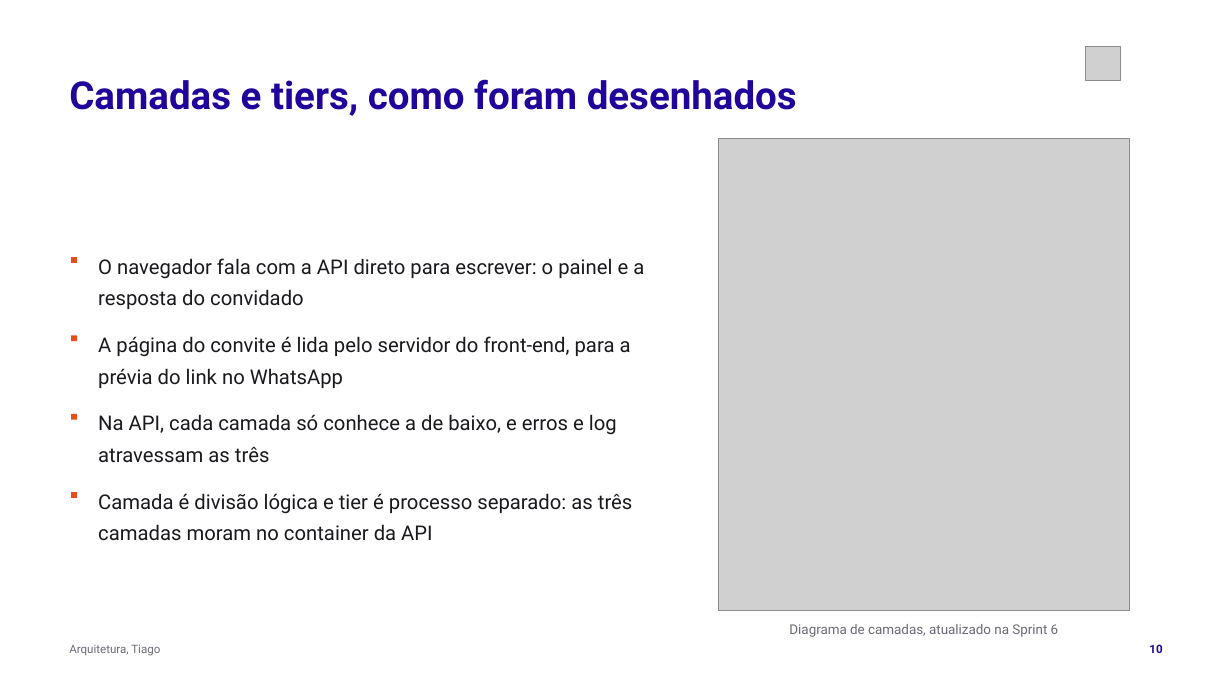
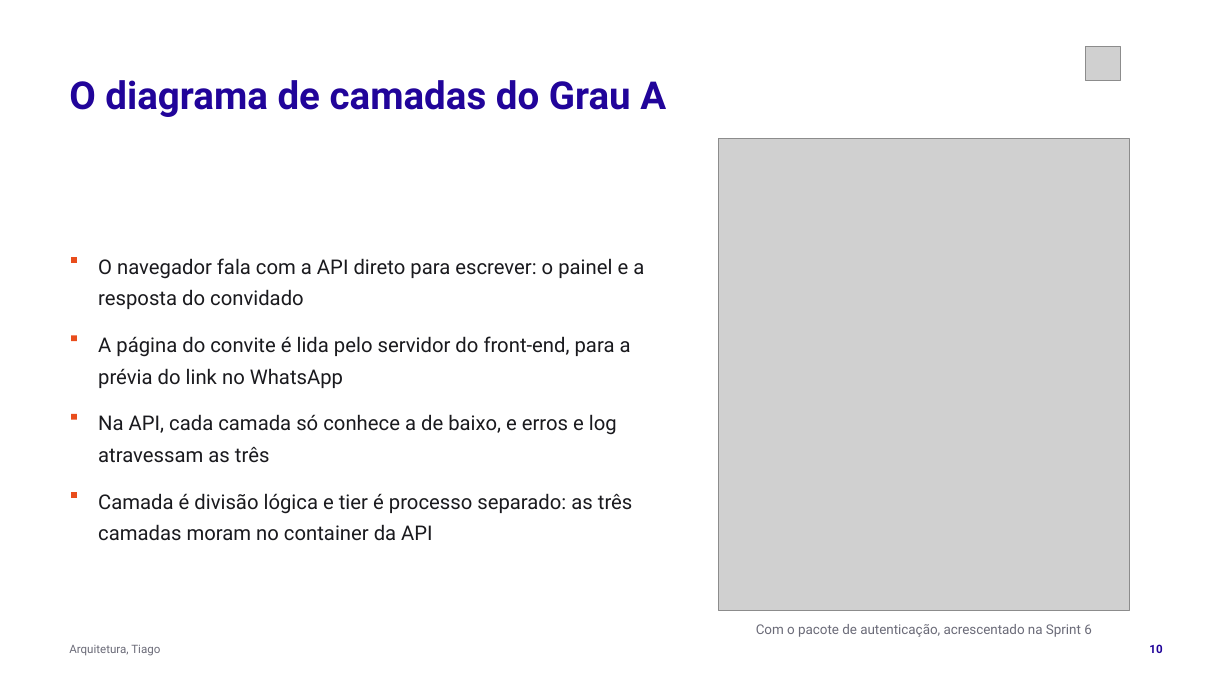
Before and after one commit to tcpassos/invite-app, a slide deck: slide 10 of trabalhos/T4-Pitch-Final.pptx. Drawn at 1232x693 pixels with LibreOffice and Linux fonts; fonts in the diff are those of the drawing; grey boxes stand for pictures. Boxes give left, top, right and bottom in pixels: in the first picture for what was removed or moved away, otherwise in the second. Text is boxed around its words. In the diff, an @@ line names an element or a change of style, - is before the commit and + after.

```diff
--- a/trabalhos/T4-Pitch-Final.pptx
+++ b/trabalhos/T4-Pitch-Final.pptx
@@ text at (x1=69, y1=80, x2=666, y2=117): text changed @@
-Camadas e tiers, como foram desenhados
+O diagrama de camadas do Grau A
@@ text at (x1=756, y1=624, x2=1092, y2=637): text changed @@
-Diagrama de camadas, atualizado na Sprint 6
+Com o pacote de autenticação, acrescentado na Sprint 6
```
Also in this commit, not shown: 23 other slides changed, 1 slide added, 5 other files.
